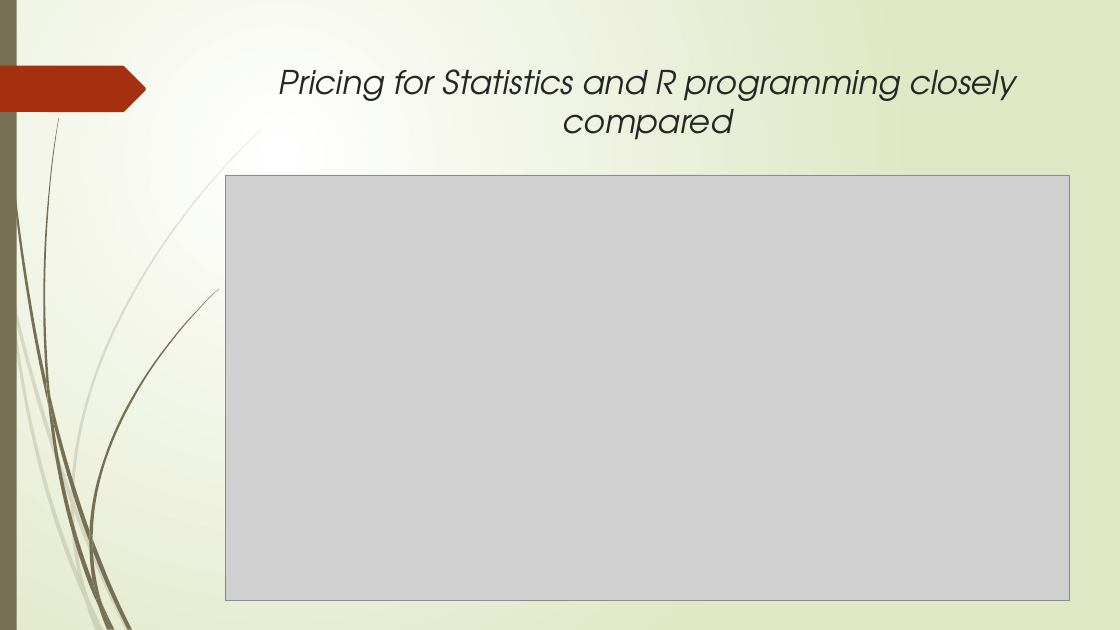
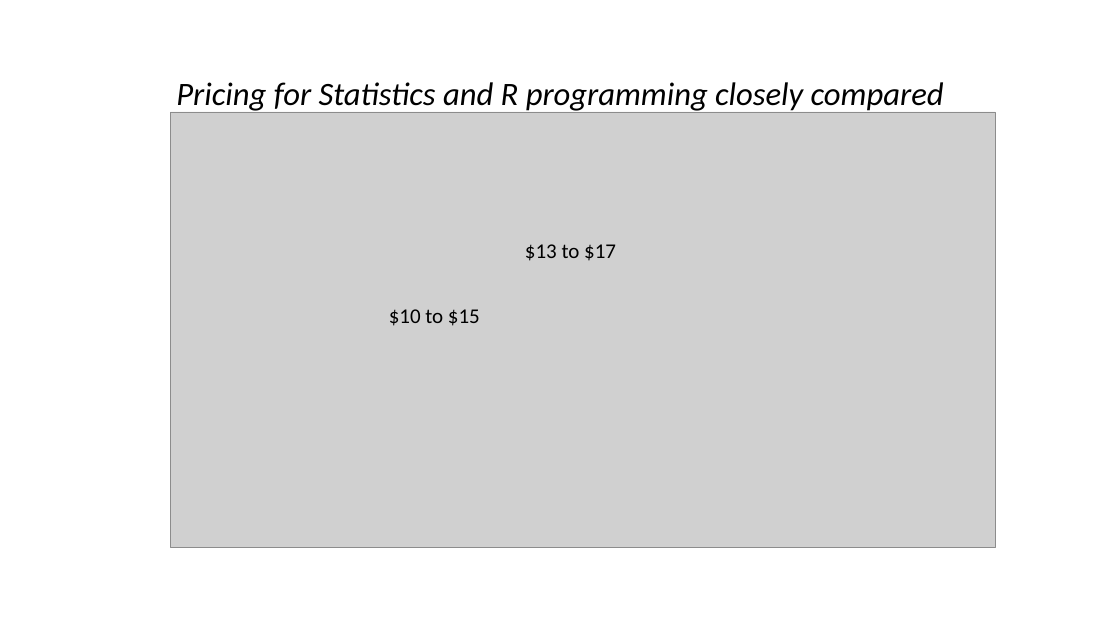
Before and after one commit to Khamanna/Udemy-Selenium, a slide deck: slide 13 of PPUdemyPresentation.pptx (slide 10 before the commit). Drawn at 1120x630 pixels with LibreOffice and Linux fonts; fonts in the diff are those of the drawing; grey boxes stand for pictures. Boxes give left, top, right and bottom in pixels: in the first picture for what was removed or moved away, otherwise in the second. Text is boxed around its words. In the diff, an @@ line names an element or a change of style, - is before the commit and + after.

```diff
--- a/PPUdemyPresentation.pptx
+++ b/PPUdemyPresentation.pptx
@@ background gradient #FFFFFF to #DFE8C4 to #FFFFFF @@
@@ rectangle removed at [0, 0, 17, 630] @@
@@ title "Pricing for Statistics and R ...": place and size @@
-title "Pricing for Statistics and R ..." at [279, 69, 1016, 140]
+title "Pricing for Statistics and R ..." at [176, 82, 944, 113]
@@ title "Pricing for Statistics and R ..." at [176, 82, 944, 113]: font TeX Gyre Adventor to Calibri, text colour #262626 to #000000; line spacing 1 to 0.9; vertical alignment top to middle @@
@@ freeform shape removed at [0, 66, 146, 112] @@
@@ picture: place and size @@
-picture at [225, 175, 1070, 601]
+picture at [171, 112, 996, 547]
@@ text added at [525, 244, 616, 261], 18 pt, text #000000 @@
+$13 to $17
@@ text added at [389, 309, 480, 326], 18 pt, text #000000 @@
+$10 to $15
@@ group removed at [0, 129, 262, 630]: 10 freeform shapes @@
@@ group removed at [3, 0, 218, 630]: 12 freeform shapes @@
```
Also in this commit, not shown: 11 other slides changed, 5 slides added, 5 slides removed, 1 other file.
